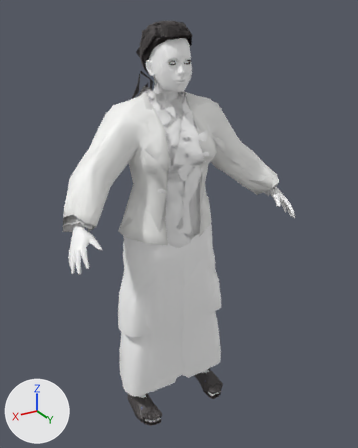
The glTF model assets/humans/f_slim.glb, before and after one commit.
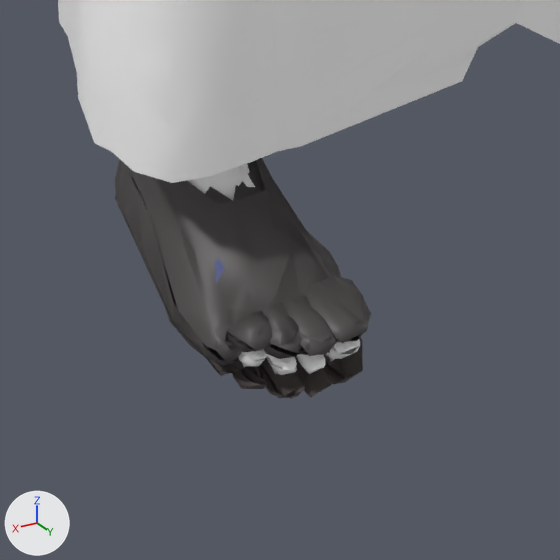
The first picture shows the older version from a camera (50 mm lens) standing at (0.901, 1.618, 1.607) and looking at (-0.03, 0.067, 0.831). The close-ups show the older and then the newer version on the part from 31% to 53% of the width and 83% to 100% of the height of that picture. Only the edits that show in the close-ups are written down. Lighting does not change. The marker at lower left points along +X, +Y and +Z. Vertices at exactly the same position are counted once.

Before the edit, the objects in view are built like this:
```python
me_l1_shoes = bpy.data.meshes.new('L1_shoes')
me_l1_shoes.from_pydata(...)  # 574 vertices, 987 faces; spans x -0.218..0.218, y -0.018..0.201, z -0.007..0.069
me_l1_shoes.materials.append(mat_defaultmaterial_016)
me_l2_saree = bpy.data.meshes.new('L2_saree')
me_l2_saree.from_pydata(...)  # 179 vertices, 327 faces; spans x -0.233..0.242, y -0.099..0.153, z 0.119..0.929
me_l2_saree.materials.append(mat_defaultmaterial_050)
me_l2_shoes = bpy.data.meshes.new('L2_shoes')
me_l2_shoes.from_pydata(...)  # 158 vertices, 245 faces; spans x -0.217..0.217, y -0.015..0.2, z -0.005..0.068
me_l2_shoes.materials.append(mat_defaultmaterial_046)
ob_l1_shoes = bpy.data.objects.new('L1_shoes', me_l1_shoes)
ob_l1_shoes.location = (0.0, 0.0, 0.0)
ob_l2_saree = bpy.data.objects.new('L2_saree', me_l2_saree)
ob_l2_saree.location = (0.0, 0.0, 0.0)
ob_l2_shoes = bpy.data.objects.new('L2_shoes', me_l2_shoes)
ob_l2_shoes.location = (0.0, 0.0, 0.0)
# also in view: 'L1_lungi' at (0.001, 0.027, 0.524); 'L2_chappal_sole' at (-0.002, 0.095, -0.008); 'L1_saree' at (0.004, 0.027, 0.524); 'L1_skin_feet' at (0.0, 0.081, 0.132); 'L2_lungi' at (0.001, 0.026, 0.524)
```
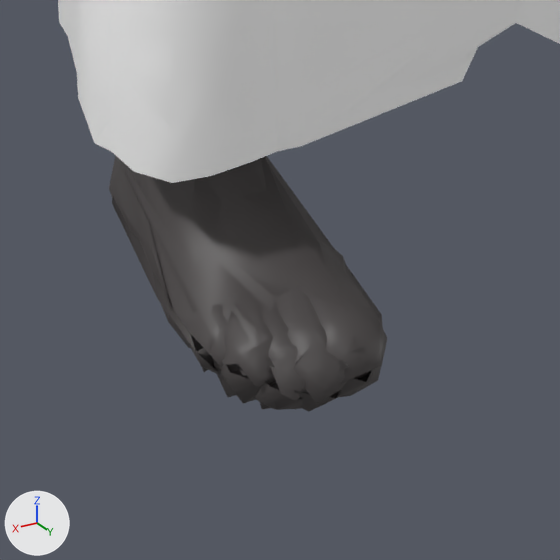
Pixel boxes [x1, y1, x2, y2] of what changed, in the close-ups (560 x 560 px):
'L1_shoes', reshaped
    before: [115, 159, 371, 369]
    after: [109, 155, 387, 412]
'L2_shoes', reshaped (9% wider, 19% taller)
    before: [115, 158, 364, 371]
    after: [112, 156, 383, 409]
'L1_chappal_sole', unchanged, covered by the edit
    before: [166, 311, 363, 399]
'L1_skin_feet', unchanged, covered by the edit
    before: [139, 164, 360, 375]

What changed in the scene script:
```text
Change me_l1_shoes:
    used by ob_l1_shoes; location = (0.0, 0.0, 0.0)
    remove me_l1_shoes.from_pydata(...)  # 574 vertices, 987 faces; spans x -0.218..0.218, y -0.018..0.201, z -0.007..0.069
    add me_l1_shoes.from_pydata(...)  # 585 vertices, 1008 faces; spans x -0.221..0.221, y -0.021..0.212, z -0.02..0.084
    me_l1_shoes part 1: the loose piece of 279 vertices spanning x 0.119..0.218, y -0.018..0.201, z -0.007..0.069 is rebuilt with 285 vertices and now spans x 0.113..0.221, y -0.021..0.212, z -0.02..0.084
    other edits to the shape of me_l1_shoes do not show in these pictures
Change me_l2_shoes:
    used by ob_l2_shoes; location = (0.0, 0.0, 0.0)
    remove me_l2_shoes.from_pydata(...)  # 158 vertices, 245 faces; spans x -0.217..0.217, y -0.015..0.2, z -0.005..0.068
    add me_l2_shoes.from_pydata(...)  # 159 vertices, 251 faces; spans x -0.222..0.222, y -0.016..0.21, z -0.022..0.079
    me_l2_shoes part 2: the loose piece of 78 vertices spanning x 0.117..0.217, y -0.014..0.198, z -0.005..0.068 is rebuilt with 79 vertices and now spans x 0.113..0.222, y -0.016..0.21, z -0.022..0.079
    other edits to the shape of me_l2_shoes do not show in these pictures
```
